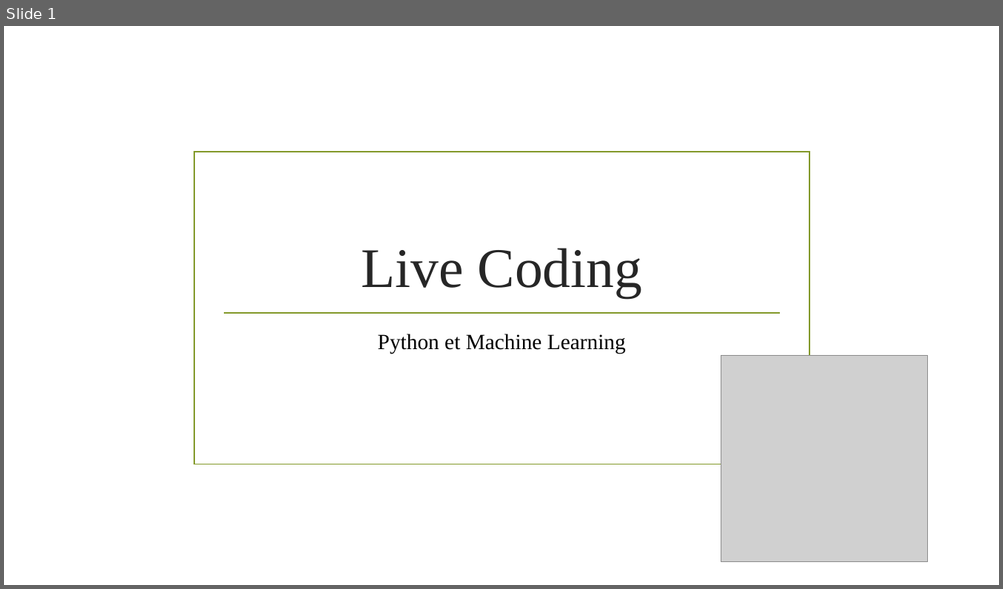
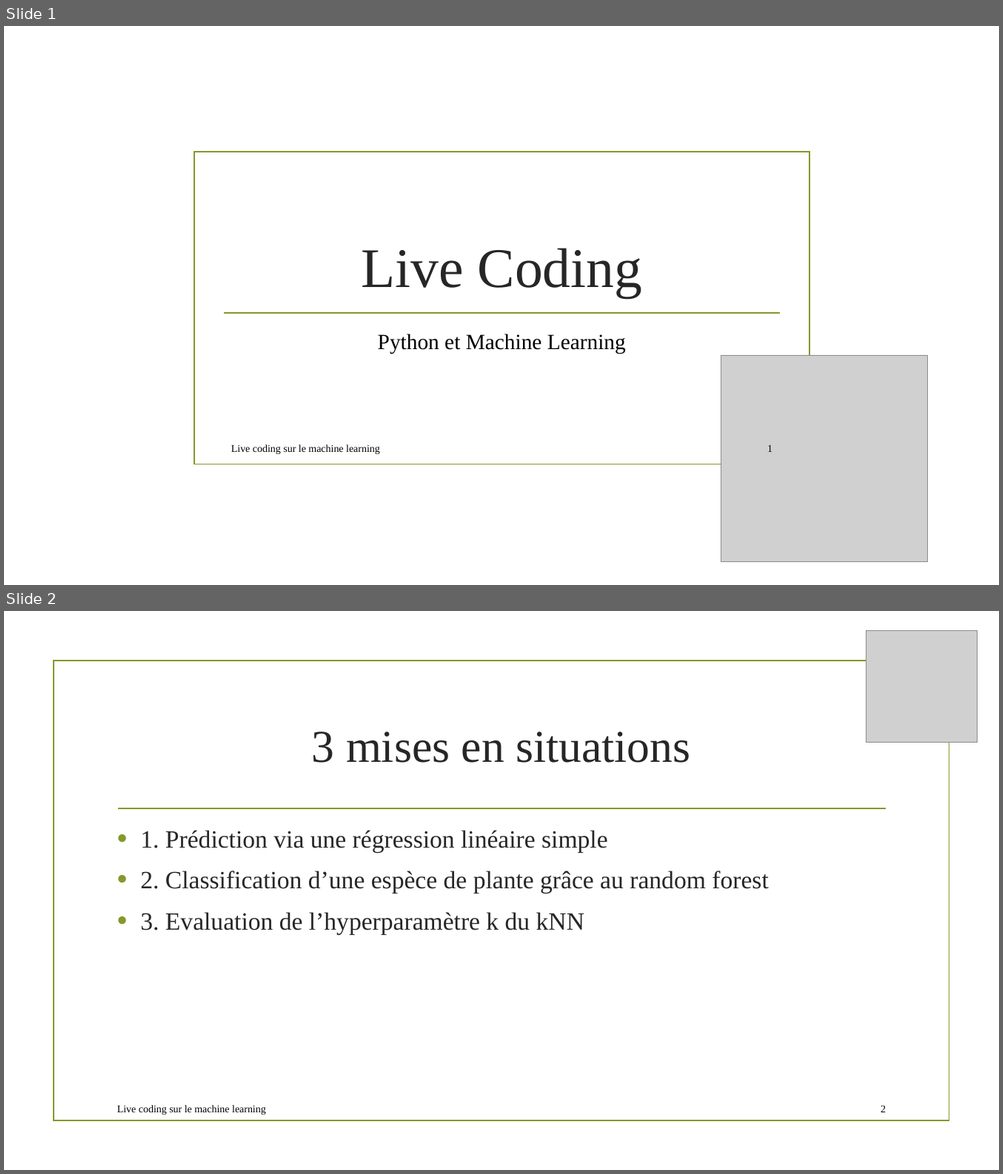
Before and after one commit to CalcagnoLoic/veille-becode, a slide deck: Live coding/Live Coding.pptx. Shown one above the other, each under a label of ours: slide 1 before the commit, slides 1 and 2 after it. The pictures are 1003x589 and 1003x1174 pixels, drawn with LibreOffice and Linux fonts; fonts in the diff are those of the drawing; grey boxes stand for pictures; background and template pictures are left out. Boxes give left, top, right and bottom in pixels: in the first picture for what was removed or moved away, otherwise in the second. Text is boxed around its words. In the diff, an @@ line names an element or a change of style, - is before the commit and + after.

```diff
--- a/Live coding/Live Coding.pptx
+++ b/Live coding/Live Coding.pptx
@@ slide 2 added at (x1=4, y1=611, x2=999, y2=1170), background picture (left out) @@
@@ picture added at (x1=866, y1=631, x2=978, y2=743) @@
@@ rectangle added at (x1=54, y1=661, x2=948, y2=1122), outline #83992A 1.25 pt @@
@@ title added at (x1=312, y1=732, x2=690, y2=763), 44 pt, text #262626 @@
+3 mises en situations
@@ line added from (118, 809) to (885, 809), #83992A 1.25 pt @@
@@ text added at (x1=140, y1=830, x2=768, y2=934), 24 pt, text #262626 @@
+• 1. Prédiction via une régression linéaire simple
+• 2. Classification d’une espèce de plante grâce au random forest
+• 3. Evaluation de l’hyperparamètre k du kNN
@@ text added at (x1=117, y1=1105, x2=266, y2=1115), 10 pt, text #000000 @@
+Live coding sur le machine learning
@@ page number added at (x1=880, y1=1105, x2=885, y2=1113), 10 pt, text #000000 @@
+2
@@ slide 1 changed as well @@
@@ text added at (x1=231, y1=445, x2=380, y2=454), 10 pt, text #000000 @@
+Live coding sur le machine learning
@@ page number added at (x1=767, y1=446, x2=772, y2=452), 10 pt, text #000000 @@
+1
```
Also in this commit, not shown: 1 other slide changed, 13 other slides added, 1 other file.
